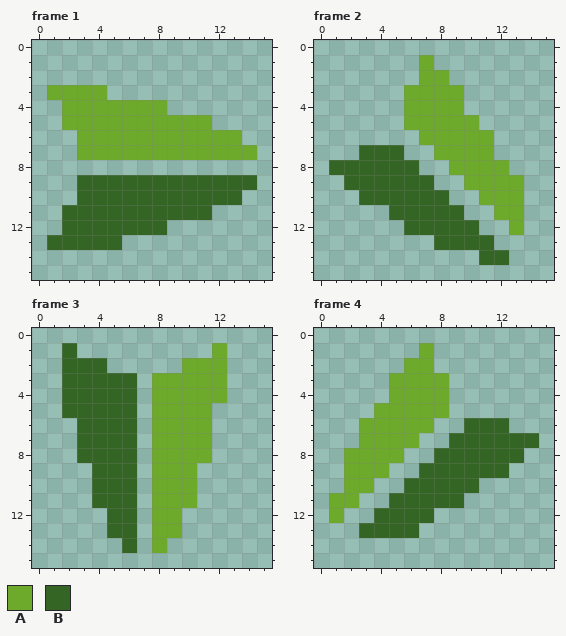
A pixel-art file gets an edit: assets/images/spritesheets/arrow.aseprite. This is how it looked before the edit.
16x16 pixels, 8 frames. Shown: frame 1, frame 2, frame 3, frame 4. The commit also changed other frames, which this record leaves out.
Palette (. is transparent): A #6daa2c  B #346524
Pixels before, frame 1, first column x 1:
 3 AAAA..........
 4 .AAAAAAA......
 5 .AAAAAAAAAA...
 6 ..AAAAAAAAAAA.
 7 ..AAAAAAAAAAAA
 8 ..............
 9 ..BBBBBBBBBBBB
10 ..BBBBBBBBBBB.
11 .BBBBBBBBBB...
12 .BBBBBBB......
13 BBBBB.........
Pixels before, frame 2, first column x 1:
 1 ......A......
 2 ......AA.....
 3 .....AAAA....
 4 .....AAAA....
 5 .....AAAAA...
 6 ......AAAAA..
 7 ..BBB..AAAA..
 8 BBBBBB..AAAA.
 9 .BBBBBB..AAAA
10 ..BBBBBB..AAA
11 ....BBBBB..AA
12 .....BBBBB..A
13 .......BBBB..
14 ..........BB.
Pixels before, frame 3, first column x 2:
 1 B.........A
 2 BBB.....AAA
 3 BBBBB.AAAAA
 4 BBBBB.AAAAA
 5 BBBBB.AAAA.
 6 .BBBB.AAAA.
 7 .BBBB.AAAA.
 8 .BBBB.AAAA.
 9 ..BBB.AAA..
10 ..BBB.AAA..
11 ..BBB.AAA..
12 ...BB.AA...
13 ...BB.AA...
14 ....B.A....
Pixels before, frame 4, first column x 1:
 1 ......A.......
 2 .....AA.......
 3 ....AAAA......
 4 ....AAAA......
 5 ...AAAAA......
 6 ..AAAAA..BBB..
 7 ..AAAA..BBBBBB
 8 .AAAA..BBBBBB.
 9 .AAA..BBBBBB..
10 .AA..BBBBB....
11 AA..BBBBB.....
12 A..BBBB.......
13 ..BBBB........
The same view after the edit:
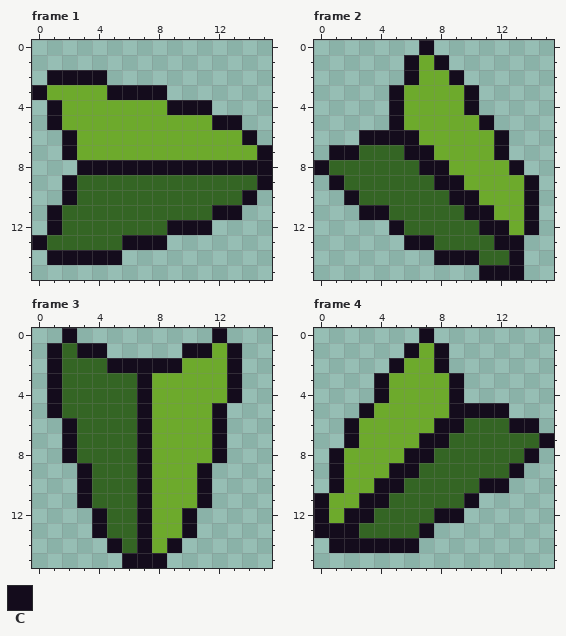
Colours new in this view: C #140c1c
The edit:
Changed rows in their new state; - is an unchanged pixel.
Frame 1:
first column x 0:
 2 -CCCC-----------
 3 C----CCCC-------
 4 -C-------CCC----
 5 -C----------CC--
 6 --C-----------C-
 7 --C------------C
 8 ---CCCCCCCCCCCCC
 9 --C------------C
10 --C-----------C-
11 -C----------CC--
12 -C-------CCC----
13 C-----CCC-------
14 -CCCCC----------
Frame 2:
first column x 0:
 0 -------C-------
 1 ------C-C------
 2 ------C--C-----
 3 -----C----C----
 4 -----C----C----
 5 -----C-----C---
 6 ---CCCC-----C--
 7 -CC---CC----C--
 8 C------CC----C-
 9 -C------CC----C
10 --C------CC---C
11 ---CC-----CC--C
12 -----C-----CC-C
13 ------CC----CC-
14 --------CCC--C-
15 -----------CCC-
Frame 3:
first column x 1:
 0 -C---------C-
 1 C-CC-----CC-C
 2 C---CCCCC---C
 3 C-----C-----C
 4 C-----C-----C
 5 C-----C----C-
 6 -C----C----C-
 7 -C----C----C-
 8 -C----C----C-
 9 --C---C---C--
10 --C---C---C--
11 --C---C---C--
12 ---C--C--C---
13 ---C--C--C---
14 ----C-C-C----
15 -----CCC-----
Frame 4:
first column x 0:
 0 -------C--------
 1 ------C-C-------
 2 -----C--C-------
 3 ----C----C------
 4 ----C----C------
 5 ---C-----CCCC---
 6 --C-----CC---CC-
 7 --C----CC------C
 8 -C----CC------C-
 9 -C---CC------C--
10 -C--CC-----CC---
11 C--CC-----C-----
12 C-CC----CC------
13 CCC----C--------
14 -CCCCCC---------
Boxes around the changes in both pictures, in picture pixels (x1, y1, x2, y2):
added: (32, 70, 272, 265)
added: (314, 40, 539, 280)
added: (47, 328, 242, 568)
added: (314, 328, 554, 553)
